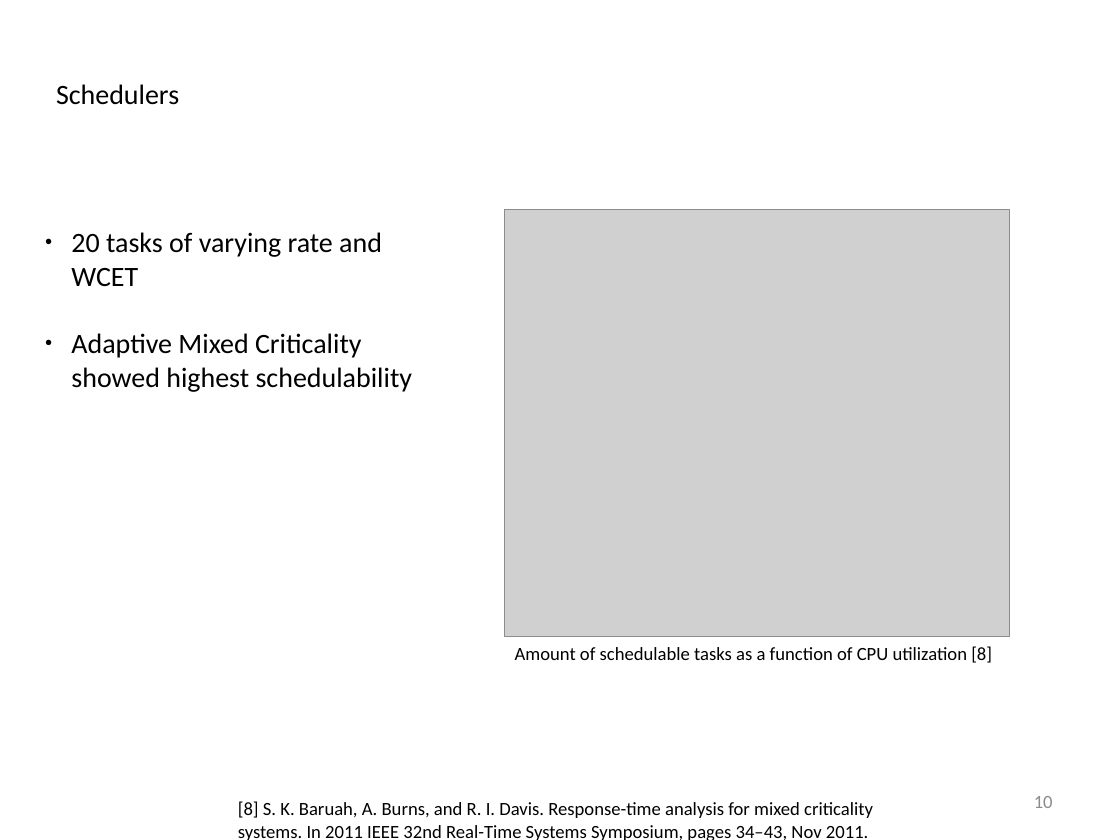
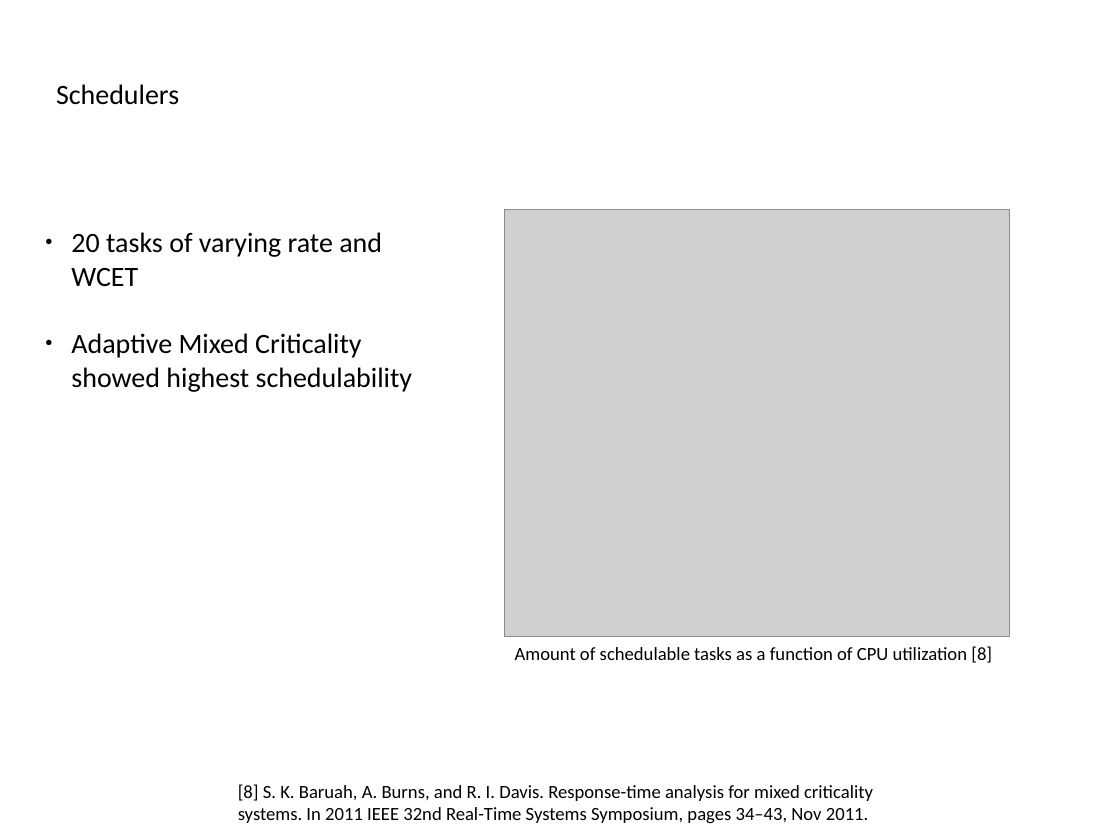
Before and after one commit to afcmrp/exjobb, a slide deck: slide 11 of Admin/presentation_20170317.odp (slide 10 before the commit). Drawn at 1120x840 pixels with LibreOffice and Linux fonts; fonts in the diff are those of the drawing; grey boxes stand for pictures; background and template pictures are left out. Boxes give left, top, right and bottom in pixels: in the first picture for what was removed or moved away, otherwise in the second. Text is boxed around its words. In the diff, an @@ line names an element or a change of style, - is before the commit and + after.

```diff
--- a/Admin/presentation_20170317.odp
+++ b/Admin/presentation_20170317.odp
@@ text "[8] S. K. Baruah, A. ...": place and size @@
-text "[8] S. K. Baruah, A. ..." at [238, 801, 873, 840]
+text "[8] S. K. Baruah, A. ..." at [238, 784, 873, 824]
@@ page number removed at [1034, 796, 1053, 808] @@
-10
```
Also in this commit, not shown: 13 other slides changed, 1 slide added.
